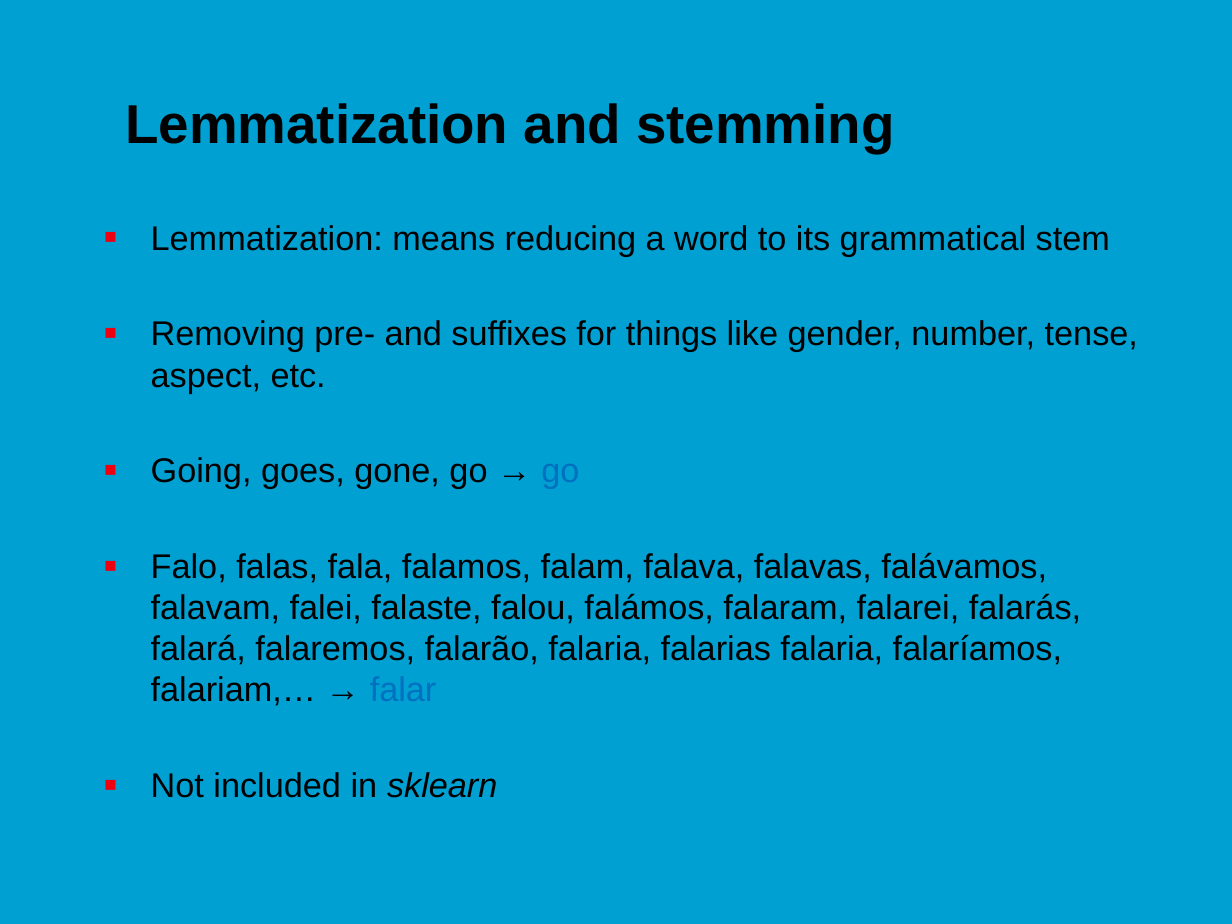
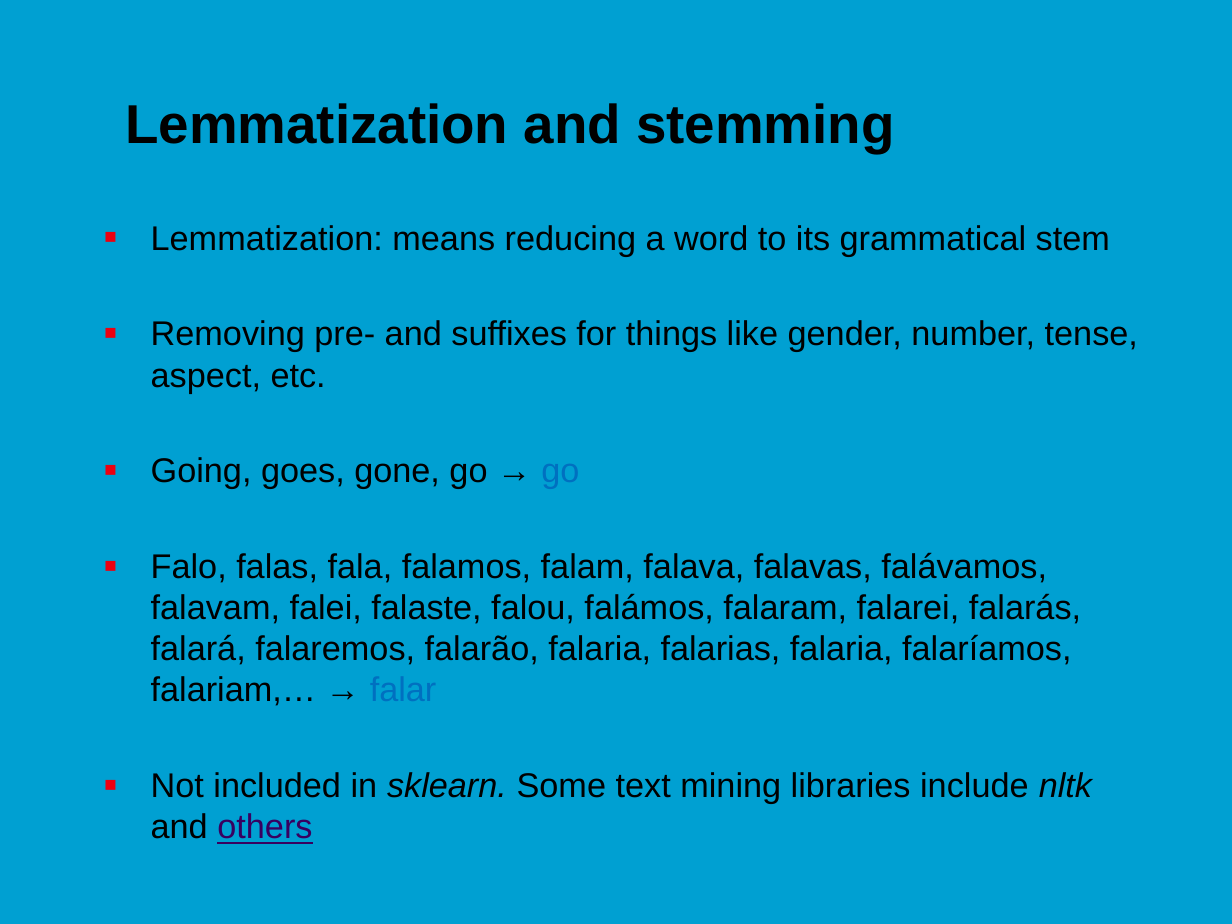
Before and after one commit to jonasmoons/data-driven-learning, a slide deck: slide 14 of slides/Week 6 - text mining.pptx (slide 12 before the commit). Drawn at 1232x924 pixels with LibreOffice and Linux fonts; fonts in the diff are those of the drawing; background and template pictures are left out. Boxes give left, top, right and bottom in pixels: in the first picture for what was removed or moved away, otherwise in the second. Text is boxed around its words. In the diff, an @@ line names an element or a change of style, - is before the commit and + after.

```diff
--- a/slides/Week 6 - text mining.pptx
+++ b/slides/Week 6 - text mining.pptx
@@ text at (151,552,1092,844): text changed @@
-■ Falo, falas, fala, falamos, falam, falava, falavas, falávamos, falavam, falei, falaste, falou, falámos, falaram, falarei, falarás, falará, falaremos, falarão, falaria, falarias falaria, falaríamos, falariam,… → falar
-■ Not included in sklearn
+■ Falo, falas, fala, falamos, falam, falava, falavas, falávamos, falavam, falei, falaste, falou, falámos, falaram, falarei, falarás, falará, falaremos, falarão, falaria, falarias, falaria, falaríamos, falariam,… → falar
+■ Not included in sklearn. Some text mining libraries include nltk and others
```
Also in this commit, not shown: 12 other slides changed, 2 slides added, 1 slide removed, 3 other files.
